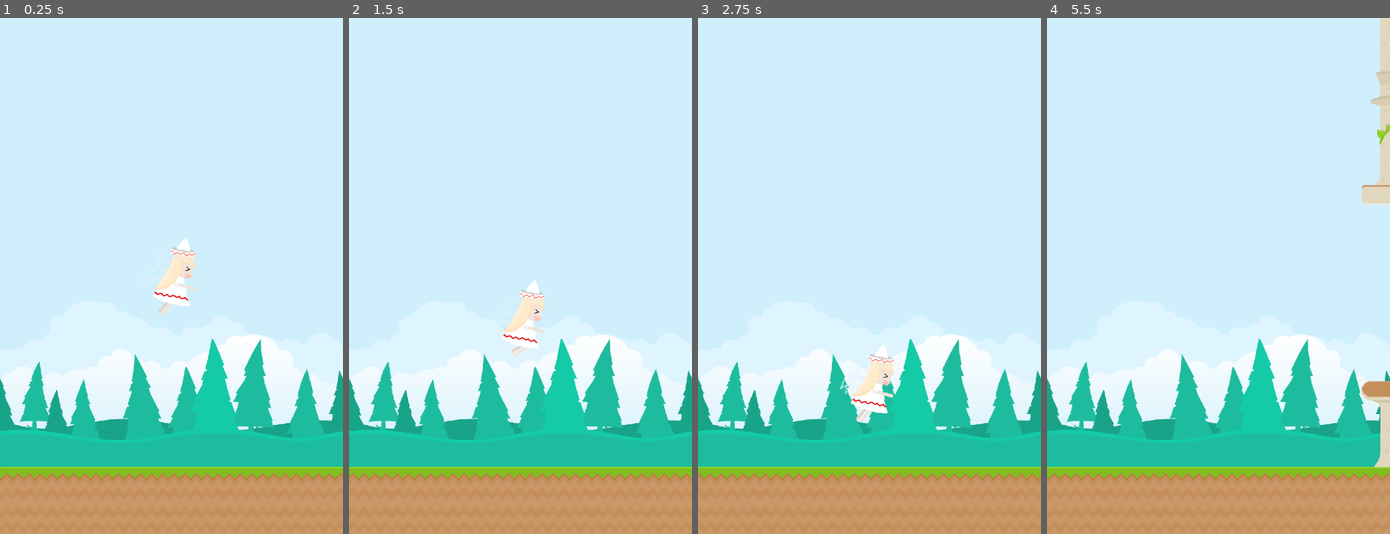
Above: before the commit, frames 1-4 (left to right).
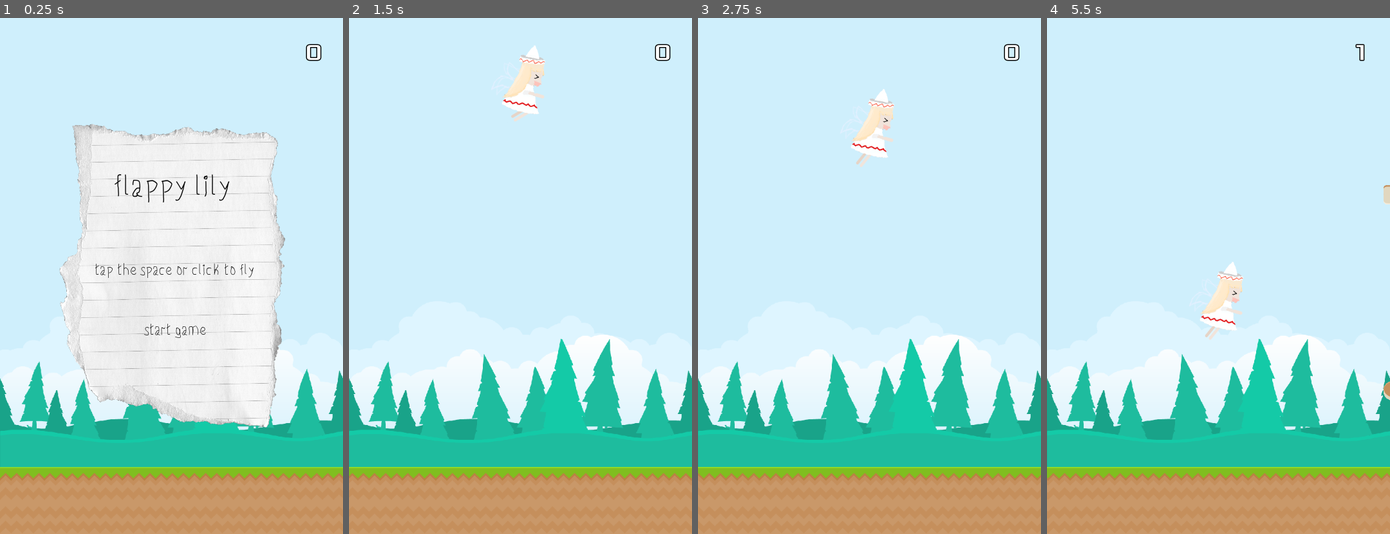
Above: after the commit, the same moments.

Repository: AdairLi2504/flappy-lily-entire-project
Game: Godot game, scene res://Main.tscn
The game is run twice, just before and just after one commit, with the same random seed, the same clock (stepped at 60 frames per second) and the same inputs.
Inputs (mouse positions are in pixels of both pictures, inside the frame that each line leads up to):
- Up to frame 1 (0.25 s): no input
- Up to frame 2 (1.5 s): click (523, 327) at 0.5 s, where only the run after the commit has a clickable "start game"; move the mouse to (595, 250) at 1.27 s; click (595, 250) at 1.42 s
- Up to frame 3 (2.75 s): tap Space at 1.52, 2.27 s; move the mouse to (800, 301) at 2.02 s; click (800, 301) at 2.17 s
- Up to frame 4 (5.5 s): move the mouse to (1252, 162) at 2.77 s; click (1252, 162) at 2.92 s; move the mouse to (1201, 379) at 3.52 s; click (1201, 379) at 3.67 s; tap Space at 3.77, 4.52, 5.27 s; move the mouse to (1321, 353) at 4.27 s; click (1321, 353) at 4.42 s; move the mouse to (1115, 198) at 5.02 s; click (1115, 198) at 5.17 s

The runs differ from the first frame. In frame 1, 25% of the frame differs, in the area x 0-100%, y 5-90%; in frame 2, 2.1%; in frame 3, 2.0%; in frame 4, 3.1%.

Commit message:
finish

Diff:
--- a/core/Ground.tscn
+++ b/core/Ground.tscn
@@ -6,7 +6,7 @@
 [sub_resource type="RectangleShape2D" id=3]
 extents = Vector2( 140, 244 )
 
-[node name="Ground" type="Node2D"]
+[node name="Ground" type="Node2D" groups=["grounds"]]
 script = ExtResource( 2 )
 
 [node name="down" type="Area2D" parent="."]
--- /dev/null
+++ b/core/HUD.gd
@@ -0,0 +1,17 @@
+extends CanvasLayer
+
+signal start_game
+
+# Called when the node enters the scene tree for the first time.
+#func _ready():
+#	pass
+
+
+# Called every frame. 'delta' is the elapsed time since the previous frame.
+#func _process(delta):
+#	pass
+
+
+func _on_Button_pressed():
+	hide()
+	emit_signal("start_game")
--- /dev/null
+++ b/core/HUD.tscn
@@ -0,0 +1,112 @@
+[gd_scene load_steps=13 format=2]
+
+[ext_resource path="res://asset/paper.png" type="Texture" id=1]
+[ext_resource path="res://font/FirstTimeWriting-rvDX9.ttf" type="DynamicFontData" id=2]
+[ext_resource path="res://asset/punctate.png" type="Texture" id=3]
+[ext_resource path="res://HUD.gd" type="Script" id=4]
+
+[sub_resource type="DynamicFont" id=1]
+size = 64
+outline_color = Color( 0, 0, 0, 1 )
+font_data = ExtResource( 2 )
+
+[sub_resource type="DynamicFont" id=8]
+size = 32
+font_data = ExtResource( 2 )
+
+[sub_resource type="StyleBoxEmpty" id=5]
+
+[sub_resource type="StyleBoxEmpty" id=6]
+
+[sub_resource type="StyleBoxEmpty" id=2]
+
+[sub_resource type="StyleBoxTexture" id=7]
+texture = ExtResource( 3 )
+region_rect = Rect2( 0, 0, 210, 70 )
+
+[sub_resource type="Theme" id=3]
+Button/colors/font_color = Color( 0, 0, 0, 1 )
+Button/colors/font_color_focus = Color( 0, 0, 0, 1 )
+Button/colors/font_color_hover = Color( 0, 0, 0, 1 )
+Button/colors/font_color_hover_pressed = Color( 0, 0, 0, 1 )
+Button/colors/font_color_pressed = Color( 0, 0, 0, 1 )
+Button/styles/focus = SubResource( 5 )
+Button/styles/hover = SubResource( 6 )
+Button/styles/normal = SubResource( 2 )
+Button/styles/pressed = SubResource( 7 )
+
+[sub_resource type="DynamicFont" id=4]
+size = 32
+font_data = ExtResource( 2 )
+
+[node name="HUD" type="CanvasLayer"]
+layer = 3
+script = ExtResource( 4 )
+
+[node name="background" type="TextureRect" parent="."]
+anchor_left = 0.5
+anchor_top = 0.5
+anchor_right = 0.5
+anchor_bottom = 0.5
+margin_left = 240.0
+margin_top = -320.0
+margin_right = 1520.0
+margin_bottom = 637.0
+rect_rotation = 90.0
+rect_scale = Vector2( 0.5, 0.5 )
+texture = ExtResource( 1 )
+
+[node name="title" type="Label" parent="."]
+anchor_left = 0.5
+anchor_top = 0.5
+anchor_right = 0.5
+anchor_bottom = 0.5
+margin_left = -120.0
+margin_top = -227.0
+margin_right = 124.0
+margin_bottom = -153.0
+custom_colors/font_color = Color( 0, 0, 0, 1 )
+custom_fonts/font = SubResource( 1 )
+text = "flappy lily"
+
+[node name="score" type="Label" parent="."]
+anchor_left = 0.5
+anchor_top = 0.5
+anchor_right = 0.5
+anchor_bottom = 0.5
+margin_left = -167.0
+margin_top = -102.0
+margin_right = 175.0
+margin_bottom = -54.0
+custom_colors/font_color = Color( 0, 0, 0, 1 )
+custom_fonts/font = SubResource( 8 )
+align = 1
+
+[node name="tips" type="Label" parent="."]
+anchor_left = 0.5
+anchor_top = 0.5
+anchor_right = 0.5
+anchor_bottom = 0.5
+margin_left = -166.0
+margin_top = -33.0
+margin_right = 176.0
+margin_bottom = 15.0
+custom_colors/font_color = Color( 0, 0, 0, 1 )
+custom_fonts/font = SubResource( 8 )
+text = "tap the space or click to fly"
+align = 1
+
+[node name="Button" type="Button" parent="."]
+anchor_left = 0.5
+anchor_top = 0.5
+anchor_right = 0.5
+anchor_bottom = 0.5
+margin_left = -97.0
+margin_top = 77.0
+margin_right = 113.0
+margin_bottom = 147.0
+theme = SubResource( 3 )
+custom_fonts/font = SubResource( 4 )
+text = "start game"
+
+[connection signal="pressed" from="Button" to="." method="_on_Button_pressed"]
--- a/core/LilyWhite.gd
+++ b/core/LilyWhite.gd
@@ -1,6 +1,5 @@
 extends RigidBody2D
 
-signal collision
 signal end_game
 # Declare member variables here. Examples:
 # var a = 2
@@ -8,6 +7,7 @@
 
 var onGame := false
 var isUp := false
+var gameEnd := false
 
 # Called when the node enters the scene tree for the first time.
 func _ready():
@@ -43,12 +43,15 @@
 	else:
 		if $Area2D.rotation_degrees > -90:
 			$Area2D.rotate(-0.10*PI*delta)
-	if position.y > 1000:
+	if position.y > 1000 and !gameEnd:
+		emit_signal("end_game")
+		gameEnd = true
 		hide()
+		position.y = 100
+		set_deferred("sleeping",true)
 
 
 func _on_Area2D_area_entered(area):
 	onGame = false
 	change_stauts(3)
-	emit_signal("collision")
 	$Area2D/CollisionShape2D.set_deferred("disabled", true)
--- a/core/LilyWhite.tscn
+++ b/core/LilyWhite.tscn
@@ -24,7 +24,6 @@
 [node name="leg" type="Sprite" parent="Area2D"]
 position = Vector2( 5, 51 )
 rotation = 0.349066
-scale = Vector2( 1, 1 )
 texture = ExtResource( 10 )
 
 [node name="mainBody" type="AnimatedSprite" parent="Area2D"]
--- a/core/Main.gd
+++ b/core/Main.gd
@@ -3,19 +3,29 @@
 export(PackedScene) var obstalce_scene
 export(PackedScene) var ground_scene
 
+var score := 0
 
 # Called when the node enters the scene tree for the first time.
 func _ready():
-	new_game()
+	$LilyWhite.sleeping = true
+	$LilyWhite.hide()
 
 func new_game():
+	score = 0
+	$ScoreDisplay/Label.text = str(0)
+	$LilyWhite.position = $StartPosition.position
+	$LilyWhite/Area2D.rotation_degrees = 0
+	$LilyWhite.onGame = true
+	$LilyWhite.gameEnd = false
+	get_tree().call_group("obstacles","queue_free")
+	get_tree().call_group("grounds","queue_free")
 	for i in range(4):
 		gen_ground(i*280)
 	gen_obstalce(1120)
 	$ScoreTimer.start()
+	$LilyWhite.set_deferred("sleeping",false)
+	$LilyWhite/Area2D/CollisionShape2D.disabled = false
 	$LilyWhite.show()
-	$LilyWhite.position.x = 360
-	$LilyWhite.position.y = 540
 	$LilyWhite.onGame = true
 
 func gen_ground(pos_x:int):
@@ -44,3 +54,15 @@
 	else:
 		lastNode = childernObstacle[len(childernObstacle)-1]
 	gen_obstalce(lastNode.position.x+280)
+
+
+func _on_LilyWhite_end_game():
+	$ScoreTimer.stop()
+	$HUD/Button.text = "try again"
+	$HUD/score.text = "your last score : "+str(score)
+	$HUD.show()
+
+
+func _on_ScoreTimer_timeout():
+	score += 1
+	$ScoreDisplay/Label.text = str(score)
--- a/core/Main.tscn
+++ b/core/Main.tscn
@@ -1,10 +1,17 @@
-[gd_scene load_steps=6 format=2]
+[gd_scene load_steps=9 format=2]
 
 [ext_resource path="res://Main.gd" type="Script" id=1]
 [ext_resource path="res://Obstacle.tscn" type="PackedScene" id=2]
 [ext_resource path="res://Ground.tscn" type="PackedScene" id=3]
 [ext_resource path="res://LilyWhite.tscn" type="PackedScene" id=4]
 [ext_resource path="res://asset/background.png" type="Texture" id=5]
+[ext_resource path="res://HUD.tscn" type="PackedScene" id=6]
+[ext_resource path="res://font/Xolonium-Regular.ttf" type="DynamicFontData" id=7]
+
+[sub_resource type="DynamicFont" id=1]
+size = 48
+outline_size = 2
+font_data = ExtResource( 7 )
 
 [node name="Main" type="Node"]
 script = ExtResource( 1 )
@@ -16,9 +23,32 @@
 margin_bottom = 40.0
 texture = ExtResource( 5 )
 
+[node name="HUD" parent="." instance=ExtResource( 6 )]
+
 [node name="LilyWhite" parent="." instance=ExtResource( 4 )]
+position = Vector2( 360, 100 )
 
 [node name="ScoreTimer" type="Timer" parent="."]
 wait_time = 3.5
 
+[node name="StartPosition" type="Position2D" parent="."]
+position = Vector2( 360, 100 )
+
+[node name="ScoreDisplay" type="CanvasLayer" parent="."]
+
+[node name="Label" type="Label" parent="ScoreDisplay"]
+anchor_left = 1.0
+anchor_right = 1.0
+margin_left = -79.0
+margin_top = 43.0
+margin_right = -39.0
+margin_bottom = 101.0
+custom_colors/font_color = Color( 1, 1, 1, 1 )
+custom_colors/font_outline_modulate = Color( 0, 0, 0, 1 )
+custom_fonts/font = SubResource( 1 )
+text = "0"
+
 [connection signal="child_exiting_tree" from="." to="." method="terrain_go_out_window"]
+[connection signal="start_game" from="HUD" to="." method="new_game"]
+[connection signal="end_game" from="LilyWhite" to="." method="_on_LilyWhite_end_game"]
+[connection signal="timeout" from="ScoreTimer" to="." method="_on_ScoreTimer_timeout"]
--- a/core/Obstacle.tscn
+++ b/core/Obstacle.tscn
@@ -22,7 +22,7 @@
 radius = 21.0
 height = 66.0
 
-[node name="Obstacle" type="Node2D"]
+[node name="Obstacle" type="Node2D" groups=["obstacles"]]
 script = ExtResource( 4 )
 
 [node name="down" type="Area2D" parent="."]
Binary file added: core/asset/paper.png
Not shown, added: core/asset/paper.png.import
Binary file added: core/asset/punctate.png
Not shown, added: core/asset/punctate.png.import
Not shown, added: core/font/FONTLOG.txt
Not shown, added: core/font/LICENSE.txt
Binary file added: core/font/Xolonium-Regular.ttf
